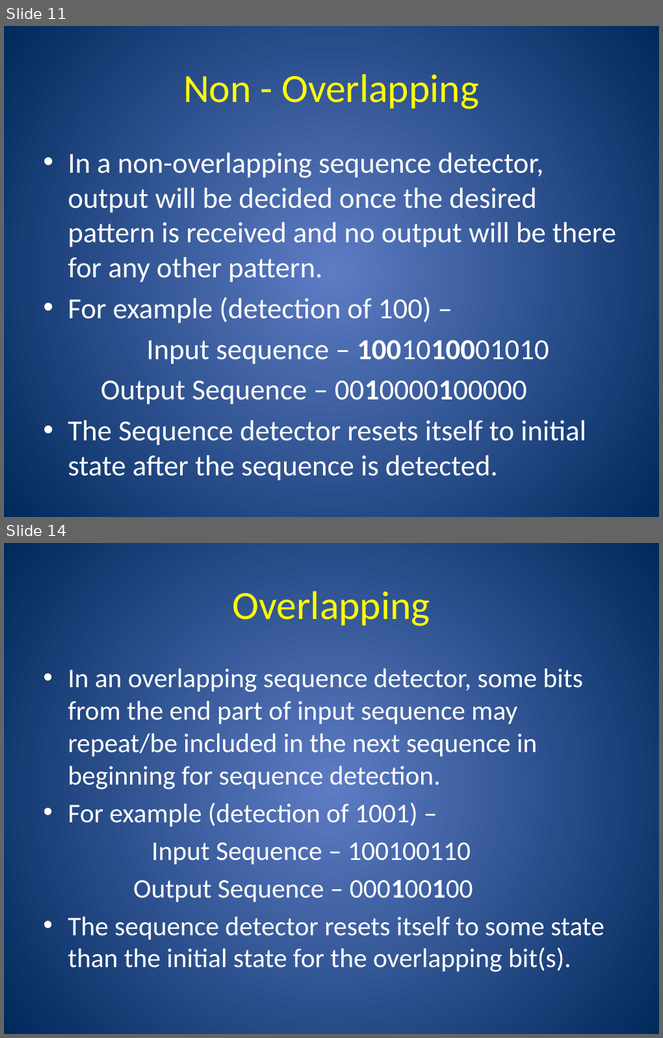
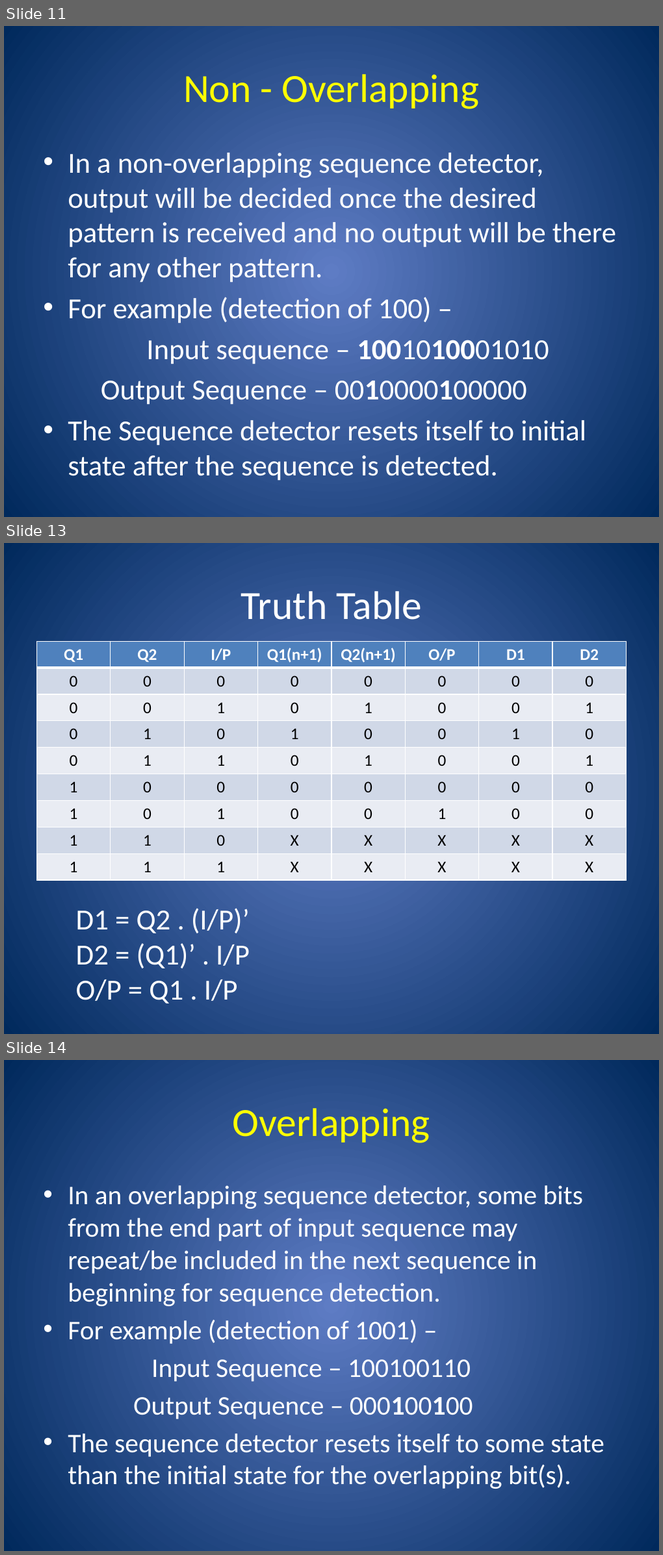
Before and after one commit to Amul01/Presentations, a slide deck: SDuSSM.pptx. Shown one above the other, each under a label of ours: slides 11 and 14 before the commit, slides 11, 13 and 14 after it; the slides between them are not shown. The pictures are 663x1038 and 663x1555 pixels, drawn with LibreOffice and Linux fonts; fonts in the diff are those of the drawing. Boxes give left, top, right and bottom in pixels: in the first picture for what was removed or moved away, otherwise in the second. Text is boxed around its words. In the diff, an @@ line names an element or a change of style, - is before the commit and + after.

```diff
--- a/SDuSSM.pptx
+++ b/SDuSSM.pptx
@@ slide 13 added at [4, 543, 659, 1034], background gradient #5E7CC5 to #00295C @@
@@ title added at [241, 591, 422, 620], 44 pt, text #FFFFFF @@
+Truth Table
@@ table added at [36, 641, 624, 880], 9 rows, 8 columns @@
+Q1 | Q2 | I/P | Q1(n+1) | Q2(n+1) | O/P | D1 | D2
+0 | 0 | 0 | 0 | 0 | 0 | 0 | 0
+0 | 0 | 1 | 0 | 1 | 0 | 0 | 1
+0 | 1 | 0 | 1 | 0 | 0 | 1 | 0
+0 | 1 | 1 | 0 | 1 | 0 | 0 | 1
+1 | 0 | 0 | 0 | 0 | 0 | 0 | 0
+1 | 0 | 1 | 0 | 0 | 1 | 0 | 0
+1 | 1 | 0 | X | X | X | X | X
+1 | 1 | 1 | X | X | X | X | X
@@ text added at [76, 908, 250, 1004], 32 pt, text #FFFFFF @@
+D1 = Q2 . (I/P)’
+D2 = (Q1)’ . I/P
+O/P = Q1 . I/P
```
Also in this commit, not shown: 2 slides changed, 1 other slide added, 1 slide removed.
